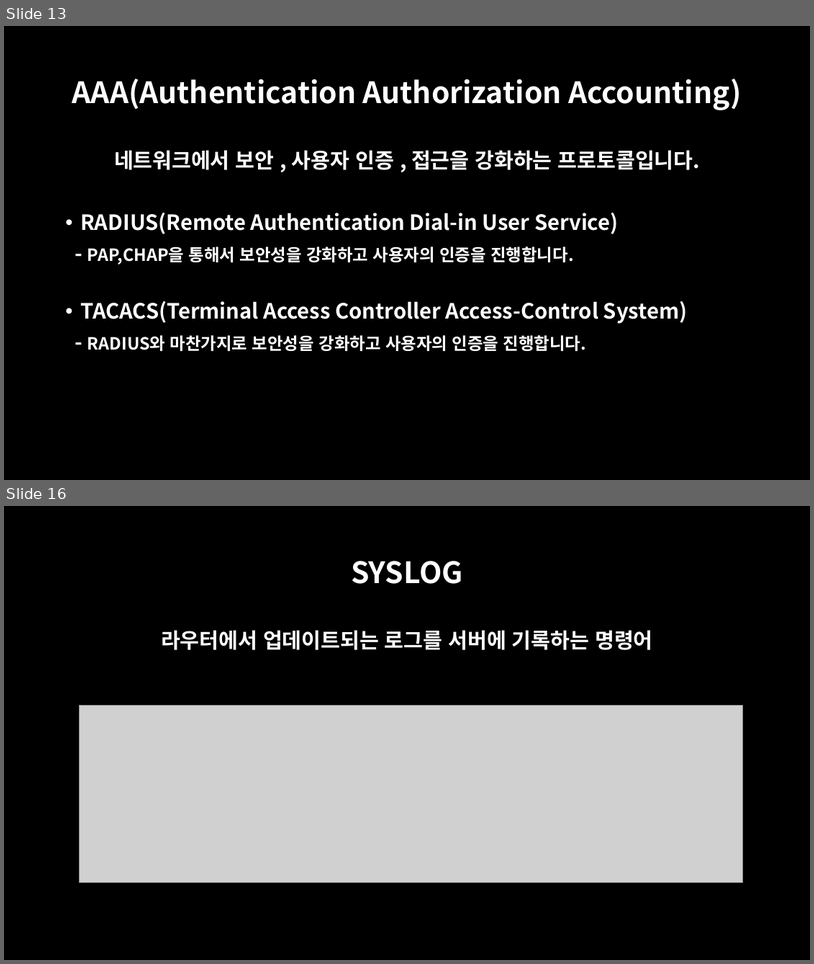
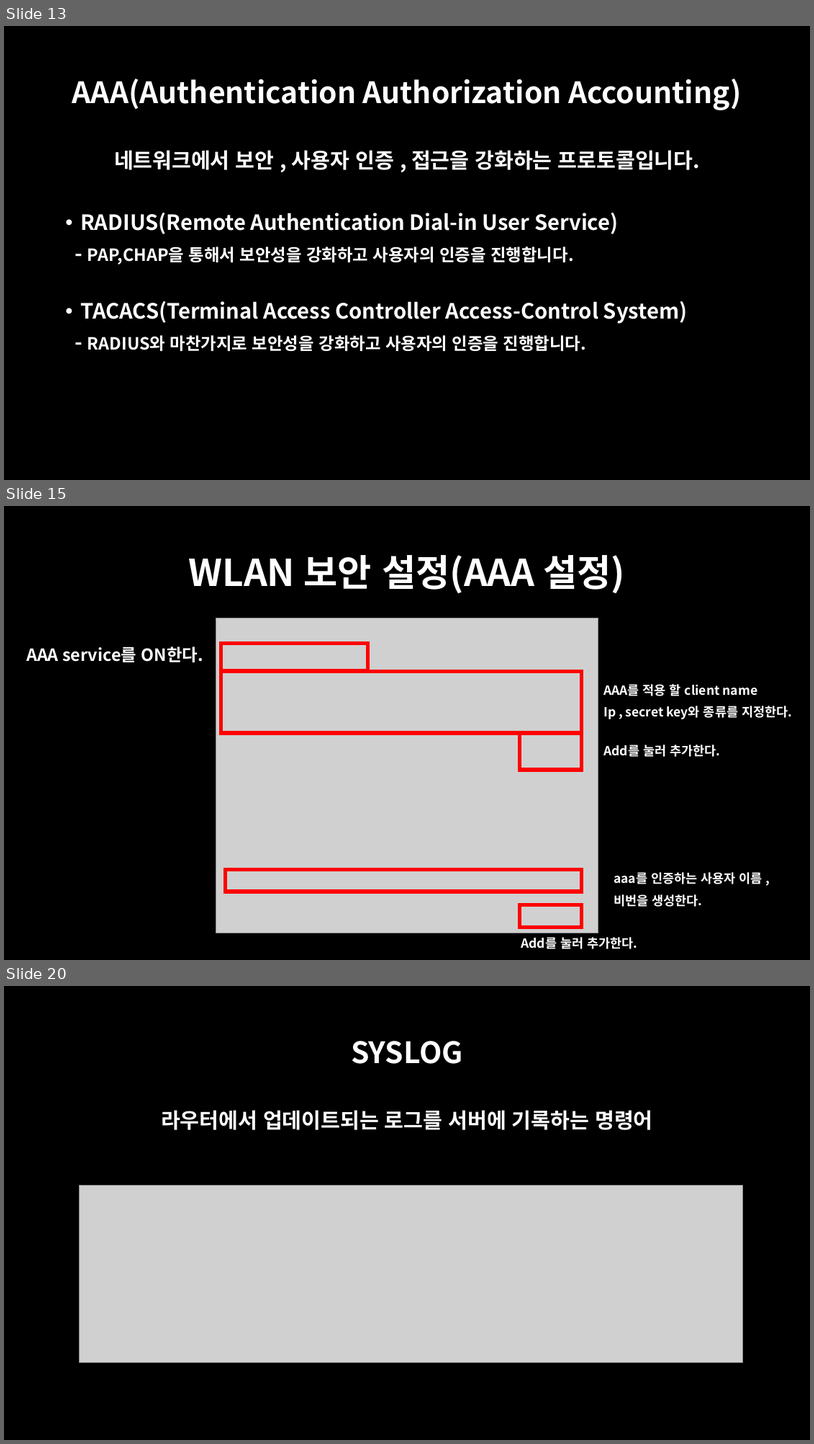
Before and after one commit to oceanwater1234/Network, a slide deck: 7. server/Packet Tracer - Server.pptx. Shown one above the other, each under a label of ours: slides 13 and 16 before the commit, slides 13, 15 and 20 after it; the slides between them are not shown. The pictures are 814x964 and 814x1444 pixels, drawn with LibreOffice and Linux fonts; fonts in the diff are those of the drawing; grey boxes stand for pictures. Boxes give left, top, right and bottom in pixels: in the first picture for what was removed or moved away, otherwise in the second. Text is boxed around its words. In the diff, an @@ line names an element or a change of style, - is before the commit and + after.

```diff
--- a/7. server/Packet Tracer - Server.pptx
+++ b/7. server/Packet Tracer - Server.pptx
@@ slide 15 added at [4,506,810,960], background #000000 @@
@@ title added at [189,555,625,594], 44 pt, text #FFFFFF, bold @@
+WLAN 보안 설정(AAA 설정)
@@ picture added at [216,618,599,932] @@
@@ text added at [26,646,203,662], 20 pt, text #FFFFFF, bold @@
+AAA service를 ON한다.
@@ rectangle added at [221,644,368,671], outline #FF0000 4.5 pt @@
@@ rectangle added at [221,671,582,733], outline #FF0000 4.5 pt @@
@@ text added at [604,682,792,719], 15 pt, text #FFFFFF, bold @@
+AAA를 적용 할 client name
+Ip , secret key와 종류를 지정한다.
@@ rectangle added at [520,733,581,770], outline #FF0000 4.5 pt @@
@@ text added at [604,744,720,757], 15 pt, text #FFFFFF, bold @@
+Add를 눌러 추가한다.
@@ rectangle added at [226,869,581,891], outline #FF0000 4.5 pt @@
@@ text added at [614,872,763,906], 15 pt, text #FFFFFF, bold @@
+aaa를 인증하는 사용자 이름 ,
+비번을 생성한다.
@@ rectangle added at [520,905,581,927], outline #FF0000 4.5 pt @@
@@ text added at [521,937,638,949], 15 pt, text #FFFFFF, bold @@
+Add를 눌러 추가한다.
@@ what was slide 16 is now slide 20 @@
```
Also in this commit, not shown: 5 other slides added, 2 slides removed, 20 other files.
